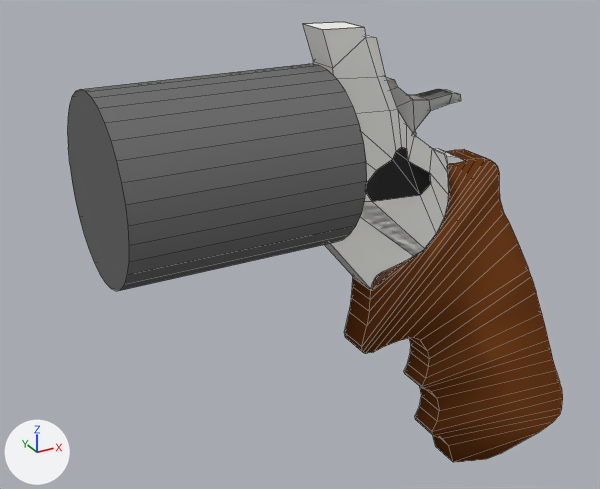
The Blender file Magnum460.blend, before and after one commit.
Camera for both pictures: a 50 mm camera at (-0.44, -4.73, 2.79) aimed at (2.07, -0.18, 0.52). The lights are fixed; the arrows at lower left show +X, +Y and +Z. Mesh edges are drawn as thin lines.

The scene before the commit, as lines of its bpy script (objects in view):
```python
me_cube_001 = bpy.data.meshes.new('Cube.001')
me_cube_001.from_pydata(...)  # 224 vertices, 226 faces; spans x -15.3..26.4, y 1.2..5.8, z -49.3..4.2
me_cube_001.polygons.foreach_set('use_smooth', [True] * 226)
me_cube_001.materials.append(mat_material_002)  # brown #6b3b1c
me_cube_002 = bpy.data.meshes.new('Cube.002')
me_cube_002.from_pydata(...)  # 43 vertices, 30 faces, 3 loose edges; spans x -47.5..-15.4, y -1.0..12.8, z -11.6..9.7
me_cube_002.materials.append(mat_material_005)  # black #302e30
me_cube_004 = bpy.data.meshes.new('Cube.004')
me_cube_004.from_pydata(...)  # 112 vertices, 110 faces; spans x -65.8..1.6, y -1.0..12.8, z -48.6..56.2
me_cube_004.materials.append(mat_material_001)  # light grey #e0dfdb
# before: 105 (-62.2, -1.0, -22.7), 107 (-62.2, 12.8, -22.7), 109 (-62.2, -1.0, -22.7), 111 (-62.2, 12.8, -22.7)
ob_cube_001 = bpy.data.objects.new('Cube.001', me_cube_001)
ob_cube_001.location = (3.515, -0.148, 0.622)
ob_cube_001.scale = (0.0556, 0.0556, 0.0556)
ob_cube_002 = bpy.data.objects.new('Cube.002', me_cube_002)
ob_cube_002.location = (3.515, -0.064, 0.867)
ob_cube_002.scale = (0.0188, 0.0188, 0.0188)
ob_cube_003 = bpy.data.objects.new('Cube.003', me_cube_004)
ob_cube_003.location = (3.515, -0.064, 0.867)
ob_cube_003.scale = (0.0188, 0.0188, 0.0188)
# also in view: 'Cube.000' at (3.08, 0.04, 1.31); 'Cylinder' at (1.55, 0.05, 1.05)
```
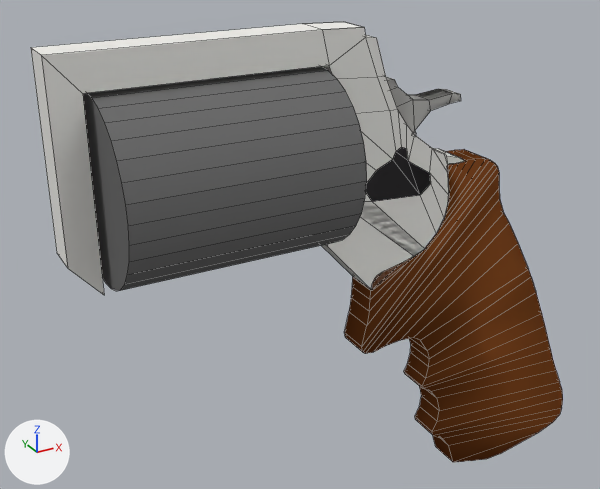
Location of each change, (x1, y1, x2, y2) in pixels of the pictures (600 x 489 px; the box of a moved part takes in the faces that stretch with it):
```json
{"object": "Cube.003", "change": "reshaped", "before": [303, 22, 464, 289], "after": [31, 22, 464, 295], "on screen": "168% wider"}
{"part": 1, "of": "me_cube_004", "change": "built on", "before": [303, 24, 364, 76], "after": [31, 24, 364, 295]}
{"part": 2, "of": "me_cube_004", "change": "moved or reshaped", "before": [324, 217, 414, 289], "after": [321, 217, 414, 289]}
```

Scene script edits in JSON lines:
```json
{"block": "me_cube_004", "where": "# used by ob_cube_003; location = (3.515, -0.064, 0.867); scale = (0.0188, 0.0188, 0.0188)"}
{"block": "me_cube_004", "where": "# verts and faces of me_cube_004; kept vertices keep their numbers, new ones are numbered from 112"}
{"op": "remove", "block": "me_cube_004", "code": "me_cube_004.from_pydata(...)  # 112 vertices, 110 faces; spans x -65.8..1.6, y -1.0..12.8, z -48.6..56.2"}
{"op": "add", "block": "me_cube_004", "code": "me_cube_004.from_pydata(...)  # 144 vertices, 142 faces; spans x -159.6..1.6, y -1.0..12.8, z -48.6..56.2"}
{"block": "me_cube_004", "change": "me_cube_004 part 1"}
{"block": "me_cube_004", "change": "3 faces are deleted"}
{"block": "me_cube_004", "change": "2 vertices move from x -61.4, y -1.0..12.8, z 42.6 to x -62.9, y -1.0..12.8, z 43.8"}
{"block": "me_cube_004", "change": "14 vertices are added at x -159.6..-62.9, y -1.0..12.8, z -11.8..56.2"}
{"block": "me_cube_004", "change": "6 new vertices lie (-93.8, 0.0, 0.0) away from vertices in x -65.8, y -1.0..12.8, z 56.2"}
{"block": "me_cube_004", "change": "6 new vertices lie (0.0, 0.0, -68.0) away from vertices in x -159.6, y -1.0..12.8, z 56.2"}
{"block": "me_cube_004", "change": "6 new vertices lie (10.9, 0.0, -12.4) away from vertices in x -159.6, y -1.0..12.8, z -11.8..56.2"}
{"block": "me_cube_004", "change": "35 new faces join them"}
{"block": "me_cube_004", "change": "me_cube_004 part 2"}
{"op": "add", "block": "me_cube_004", "code": "for i in [105, 107, 109, 111]: verts[i] += (-0.5, 0.0, -1.9)"}
```
